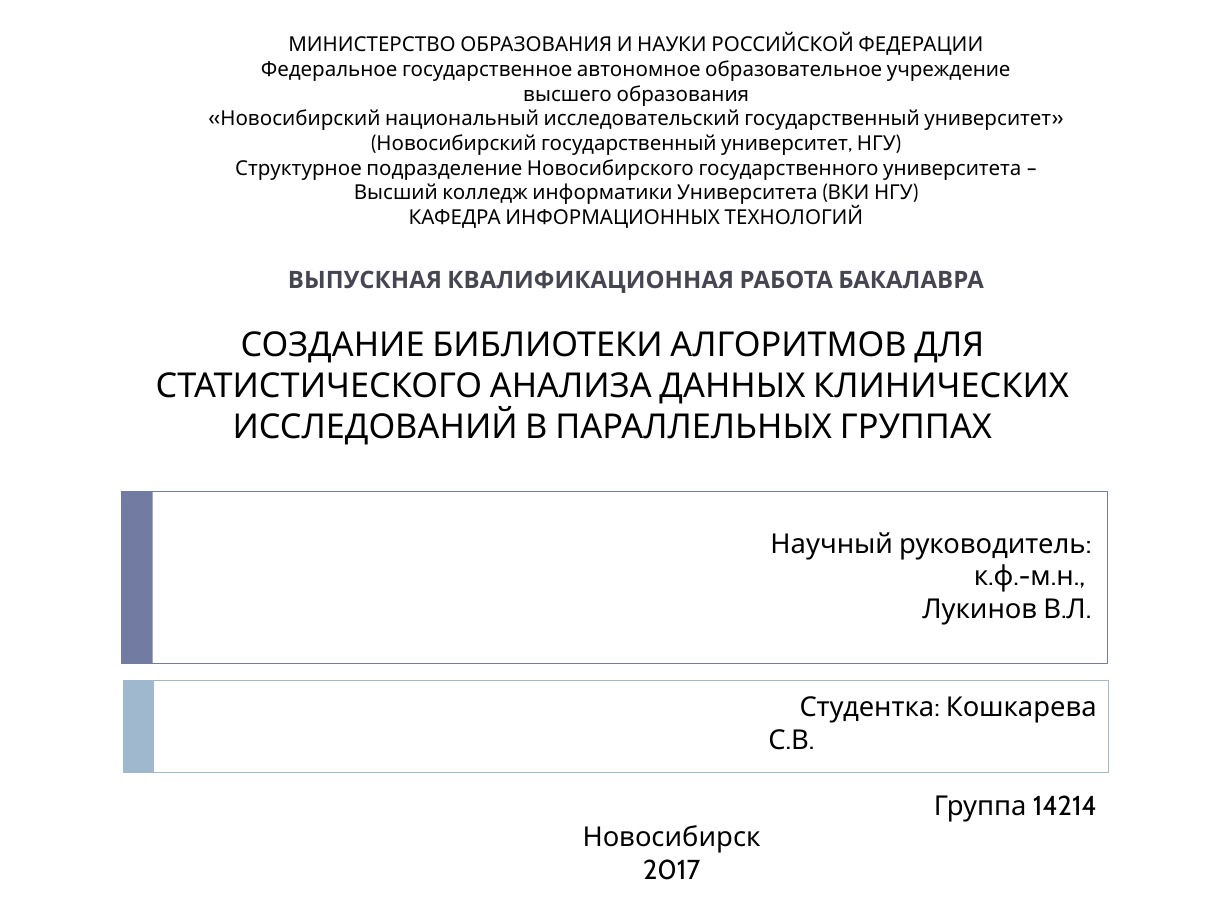
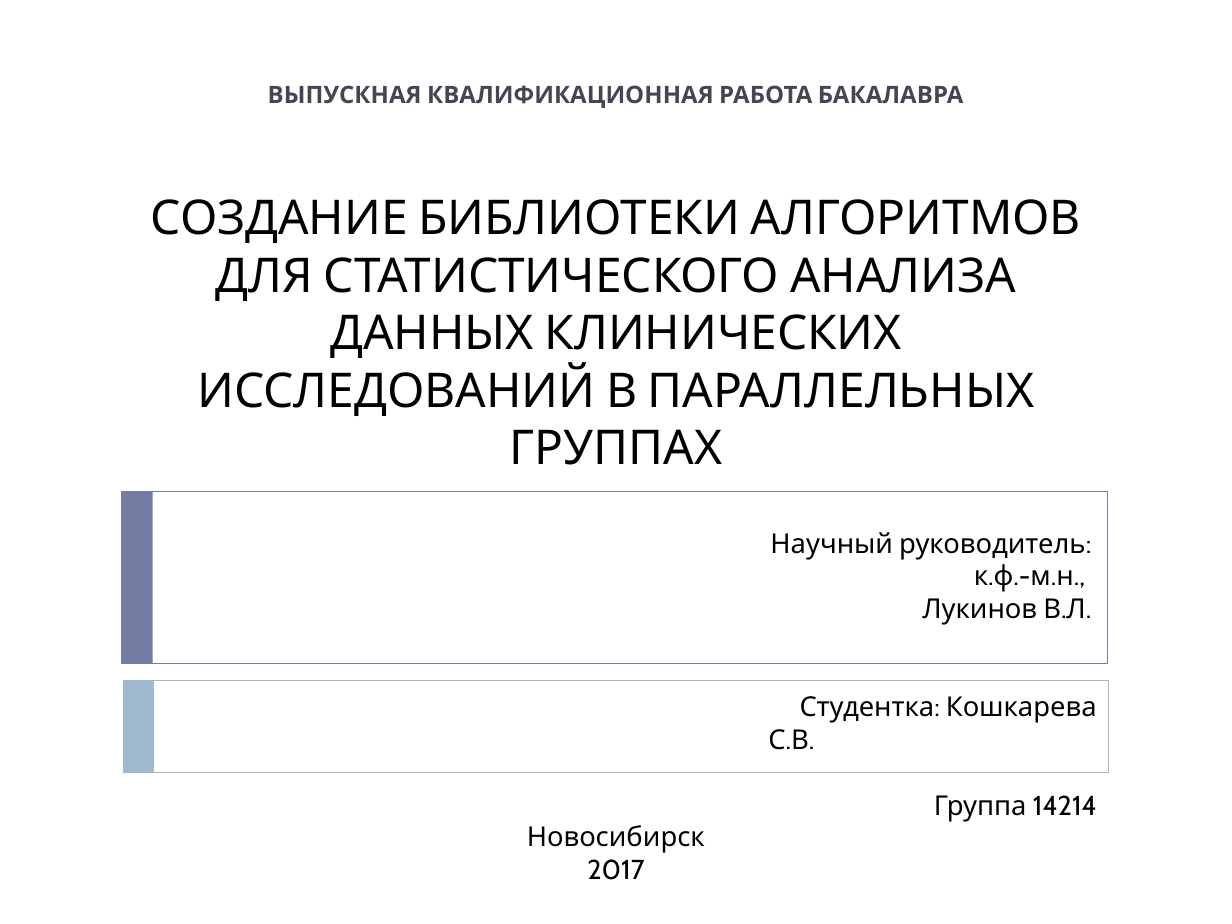
Before and after one commit to SophieKoshkareva/Article, a slide deck: slide 1 of Diploma_Koshkareva.pptx. Drawn at 1232x924 pixels with LibreOffice and Linux fonts; fonts in the diff are those of the drawing. Boxes give left, top, right and bottom in pixels: in the first picture for what was removed or moved away, otherwise in the second. Text is boxed around its words. In the diff, an @@ line names an element or a change of style, - is before the commit and + after.

```diff
--- a/Diploma_Koshkareva.pptx
+++ b/Diploma_Koshkareva.pptx
@@ text removed at (220, 32, 1051, 228) @@
-МИНИСТЕРСТВО ОБРАЗОВАНИЯ И НАУКИ РОССИЙСКОЙ ФЕДЕРАЦИИ
-Федеральное государственное автономное образовательное учреждение
-высшего образования
-«Новосибирский национальный исследовательский государственный университет»
-(Новосибирский государственный университет, НГУ)
-Структурное подразделение Новосибирского государственного университета –
-Высший колледж информатики Университета (ВКИ НГУ)
-КАФЕДРА ИНФОРМАЦИОННЫХ ТЕХНОЛОГИЙ
@@ subtitle "ВЫПУСКНАЯ КВАЛИФИКАЦИОННАЯ РАБОТА БАКАЛАВРА": place and size @@
-subtitle "ВЫПУСКНАЯ КВАЛИФИКАЦИОННАЯ РАБОТА БАКАЛАВРА" at (288, 270, 984, 293)
+subtitle "ВЫПУСКНАЯ КВАЛИФИКАЦИОННАЯ РАБОТА БАКАЛАВРА" at (268, 85, 964, 108)
@@ title "СОЗДАНИЕ БИБЛИОТЕКИ АЛГОРИТМОВ ДЛЯ СТАТИСТИЧЕСКОГО ...": place and size @@
-title "СОЗДАНИЕ БИБЛИОТЕКИ АЛГОРИТМОВ ДЛЯ СТАТИСТИЧЕСКОГО ..." at (156, 331, 1069, 445)
+title "СОЗДАНИЕ БИБЛИОТЕКИ АЛГОРИТМОВ ДЛЯ СТАТИСТИЧЕСКОГО ..." at (151, 199, 1081, 416)
@@ title "СОЗДАНИЕ БИБЛИОТЕКИ АЛГОРИТМОВ ДЛЯ СТАТИСТИЧЕСКОГО ..." at (151, 199, 1081, 416): size 20 to 28 pt @@
@@ text "Новосибирск": place and size @@
-text "Новосибирск" at (583, 825, 761, 880)
+text "Новосибирск" at (527, 825, 705, 880)
```
Also in this commit, not shown: 4 other slides changed, 1 other file.
